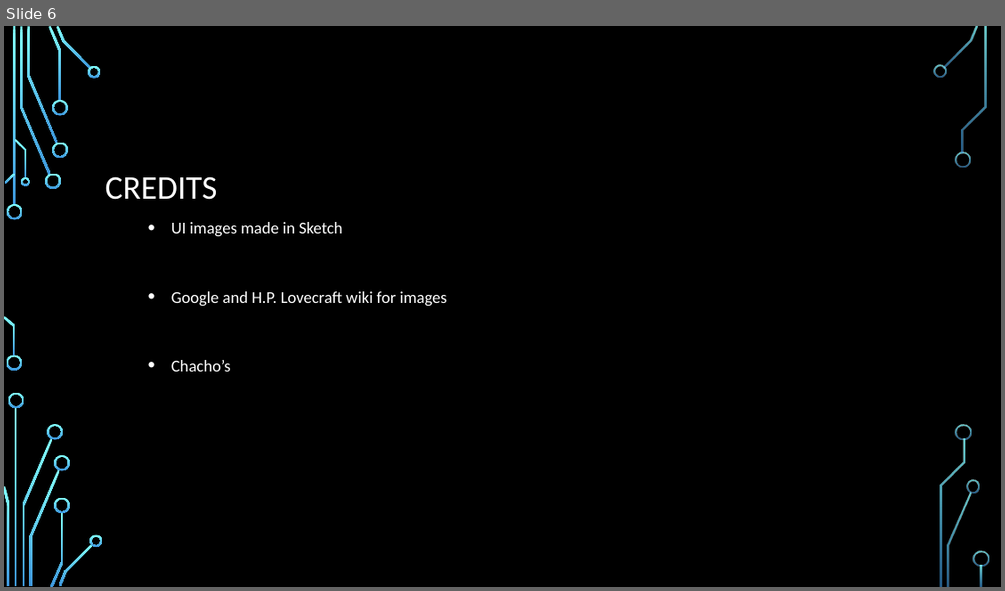
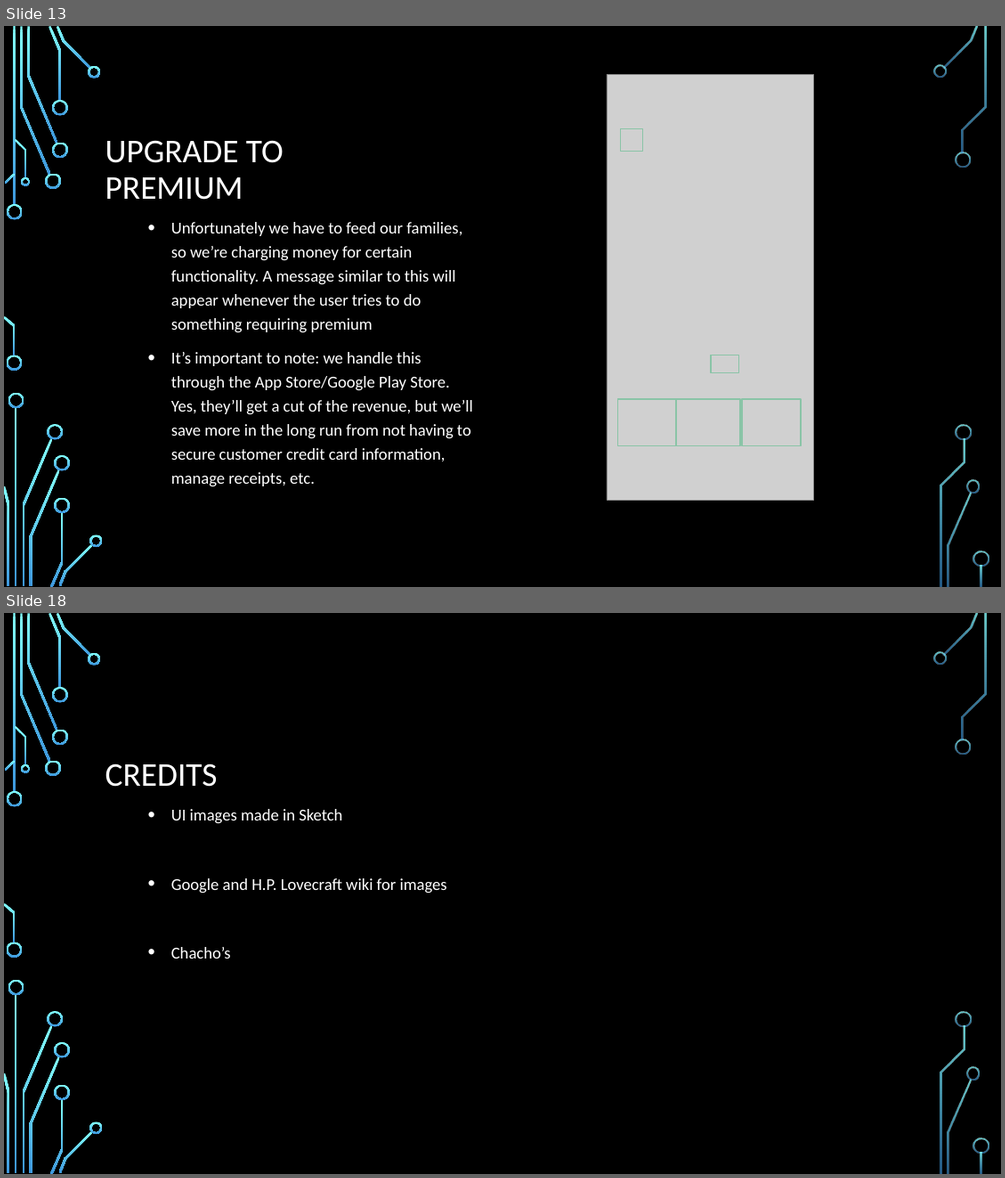
Before and after one commit to shitwolfymakes/CS-3773-Software-Engineering, a slide deck: Reunions App.pptx. Shown one above the other, each under a label of ours: slide 6 before the commit, slides 13 and 18 after it; the slides between them are not shown. The pictures are 1005x591 and 1005x1178 pixels, drawn with LibreOffice and Linux fonts; fonts in the diff are those of the drawing; grey boxes stand for pictures; background and template pictures are left out. Boxes give left, top, right and bottom in pixels: in the first picture for what was removed or moved away, otherwise in the second. Text is boxed around its words. In the diff, an @@ line names an element or a change of style, - is before the commit and + after.

```diff
--- a/Reunions App.pptx
+++ b/Reunions App.pptx
@@ slide 13 added at [4, 26, 1001, 587], background picture (left out); not listed: 36 template elements that a slide beside it also shows @@
@@ picture added at [607, 75, 813, 500] @@
@@ action button blank added at [621, 129, 643, 151], outline #8AC4A7 1.25 pt @@
@@ title added at [105, 140, 283, 200], 32 pt, text #FFFFFF @@
+UPGRADE TO PREMIUM
@@ text added at [171, 222, 473, 487], 16 pt, text #FFFFFF @@
+• Unfortunately we have to feed our families, so we’re charging money for certain functionality. A message similar to this will appear whenever the user tries to do something requiring premium
+• It’s important to note: we handle this through the App Store/Google Play Store. Yes, they’ll get a cut of the revenue, but we’ll save more in the long run from not having to secure customer credit card information, manage receipts, etc.
@@ action button blank added at [711, 355, 738, 373], outline #8AC4A7 1.25 pt @@
@@ action button blank added at [618, 399, 676, 445], outline #8AC4A7 1.25 pt @@
@@ action button blank added at [676, 399, 741, 445], outline #8AC4A7 1.25 pt @@
@@ action button blank added at [742, 399, 801, 445], outline #8AC4A7 1.25 pt @@
@@ what was slide 6 is now slide 18 @@
```
Also in this commit, not shown: 5 slides changed, 11 other slides added.
